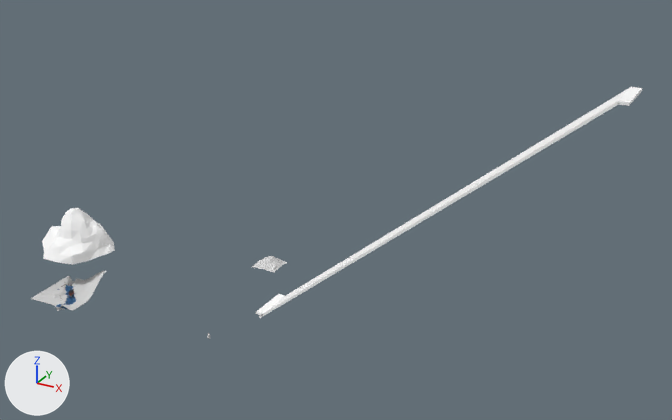
The Blender file data/mapa_montana.blend: old version first, new version second.
One viewpoint serves both versions: a 50 mm camera at (539.0, -819.0, 552.0) aimed at (83.0, 11.0, 137.0). The lights are fixed; the arrows at lower left show +X, +Y and +Z.

Before the edit, the objects in view are built like this:
```python
ob_cube_079_cube_083 = bpy.data.objects.new('Cube.079_Cube.083', me_cube_079_cube_083)
ob_cube_079_cube_083.location = (-255.3, -71.5, -21.6)
ob_cube_cube_006 = bpy.data.objects.new('Cube_Cube.006', me_cube_cube_006)
ob_cube_cube_006.location = (-255.3, -71.5, -21.6)
ob_cylinder_015_cylinder_025 = bpy.data.objects.new('Cylinder.015_Cylinder.025', me_cylinder_015_cylinder_025)
ob_cylinder_015_cylinder_025.location = (-255.3, -71.5, -21.6)
ob_group1987128539 = bpy.data.objects.new('group1987128539', me_group1987128539)
ob_group1987128539.location = (-160.9, 46.1, 22.1)
ob_group984652469_002 = bpy.data.objects.new('group984652469.002', me_group984652469_002)
ob_group984652469_002.location = (190.0, 0.0, 155.0)
ob_group984652469_002.rotation_euler = (0.0, -0.698, 0.0)  # degrees (0, -40, 0)
ob_group984652469_002.scale = (50.0, 5.0, 1.0)
ob_plane_013_plane_024 = bpy.data.objects.new('Plane.013_Plane.024', me_plane_013_plane_024)
ob_plane_013_plane_024.location = (-255.3, -71.5, -21.6)
ob_plane_020_plane_003 = bpy.data.objects.new('Plane.020_Plane.003', me_plane_020_plane_003)
ob_plane_020_plane_003.location = (-255.3, -71.5, -21.6)
ob_plane_032 = bpy.data.objects.new('Plane.032', me_plane_032)
ob_plane_032.location = (0.0, 0.0, 0.0)
ob_plane_039 = bpy.data.objects.new('Plane.039', me_plane_039)
ob_plane_039.location = (-255.3, -71.5, -21.6)
# also in view: 'Plane.002_Plane.001' at (-254.0, -72.0, -8.0)
```
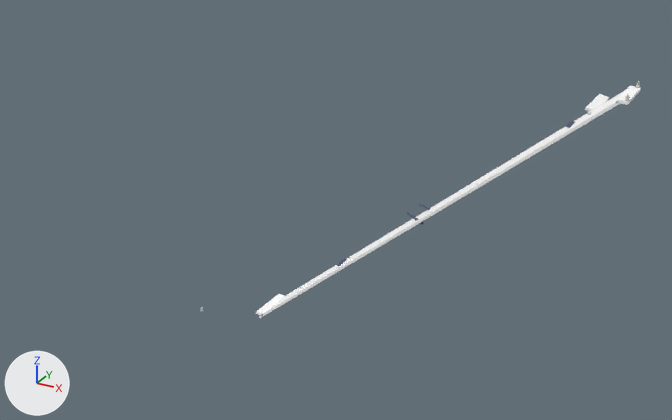
Where the newer file only moved an object's origin or applied its transform, the numbers keep the older frame.

Changed parts and their boxes (x1, y1, x2, y2) in the pictures (672 x 420 px):
'group1987128539', deleted
    before: (42, 208, 115, 265)
'Plane.002_Plane.001', deleted
    before: (31, 271, 107, 311)
'Plane.032', deleted
    before: (252, 256, 287, 273)
'group984652469.003', moved
    before: (618, 87, 642, 106)
    after: (616, 86, 641, 105)
'group984652469.004', added
    after: (585, 94, 609, 111)
'Plane_Plane.001', deleted
    before: (56, 285, 76, 309)
'floor-concrete', added
    after: (566, 120, 575, 128)
'floor-concrete.003', added
    after: (337, 258, 347, 266)
'zSnowman_Icosphere.003', added
    after: (636, 81, 640, 88)

Patch to the scene script:
```diff
--- a/data/mapa_montana.blend.py
+++ b/data/mapa_montana.blend.py
@@ ob_group1987128539 @@
-ob_group1987128539 = bpy.data.objects.new('group1987128539', me_group1987128539)
@@ ob_cube_079_cube_083 @@
-ob_cube_079_cube_083 = bpy.data.objects.new('Cube.079_Cube.083', me_cube_079_cube_083)
@@ ob_cube_cube_006 @@
-ob_cube_cube_006 = bpy.data.objects.new('Cube_Cube.006', me_cube_cube_006)
@@ ob_cylinder_015_cylinder_025 @@
-ob_cylinder_015_cylinder_025 = bpy.data.objects.new('Cylinder.015_Cylinder.025', me_cylinder_015_cylinder_025)
@@ ob_plane_013_plane_024 @@
-ob_plane_013_plane_024 = bpy.data.objects.new('Plane.013_Plane.024', me_plane_013_plane_024)
@@ ob_plane_020_plane_003 @@
-ob_plane_020_plane_003 = bpy.data.objects.new('Plane.020_Plane.003', me_plane_020_plane_003)
@@ ob_plane_032 @@
-ob_plane_032 = bpy.data.objects.new('Plane.032', me_plane_032)
@@ ob_plane_039 @@
-ob_plane_039 = bpy.data.objects.new('Plane.039', me_plane_039)
@@ ob_plane_plane_001 @@
-ob_plane_plane_001 = bpy.data.objects.new('Plane_Plane.001', me_plane_plane_001)
@@ ob_plane_002_plane_001 @@
-ob_plane_002_plane_001 = bpy.data.objects.new('Plane.002_Plane.001', me_plane_002_plane_001)
@@ ob_group984652469_003 @@
 ob_group984652469_003 = bpy.data.objects.new('group984652469.003', me_group984652469_003)
-ob_group984652469_003.location = (384.2, 0.0, 314.2)
+ob_group984652469_003.location = (383.0, 0.0, 315.0)
 ob_group984652469_003.scale = (1.0, 5.0, 1.0)
@@ ob_group984652469_004 @@
+ob_group984652469_004 = bpy.data.objects.new('group984652469.004', me_group984652469_004)  # a box spanning x -4.96..4.96, y -5.04..5.04, z -1.43..1.43; in mat_mat21 (white #ffffff)
+ob_group984652469_004.location = (343.0, 60.0, 285.0)
+ob_group984652469_004.rotation_euler = (0.0, 0.262, 0.0)  # degrees (0, 15, 0)
+ob_group984652469_004.scale = (1.0, 5.0, 1.0)
@@ ob_zsnowman_icosphere_003 @@
+ob_zsnowman_icosphere_003 = bpy.data.objects.new('zSnowman_Icosphere.003', me_zsnowman_icosphere_003)  # 411 vertices, 629 faces; spans x -1.23..1.09, y -0.74..0.96, z -2.41..1.02; in mat_snow_005 (light grey #d1d1d1), mat_carrot_003 (orange #d17953), mat_material_006 (dark grey #464840)
+ob_zsnowman_icosphere_003.location = (385.3, 22.2, 320.5)
+ob_zsnowman_icosphere_003.rotation_euler = (0.0, 0.0, -1.222)  # degrees (0, 0, -70)
+ob_zsnowman_icosphere_003.scale = (2.0, 2.0, 2.0)
@@ ob_zsnowman_icosphere_002 @@
+ob_zsnowman_icosphere_002 = bpy.data.objects.new('zSnowman_Icosphere.002', me_zsnowman_icosphere_002)  # 411 vertices, 629 faces; spans x -1.23..1.09, y -0.74..0.96, z -2.41..1.02; in mat_snow_004 (light grey #d1d1d1), mat_carrot_002 (orange #d17953), mat_material_005 (dark grey #464840)
+ob_zsnowman_icosphere_002.location = (386.2, -22.8, 320.4)
+ob_zsnowman_icosphere_002.rotation_euler = (0.0, 0.0, -2.618)  # degrees (0, 0, -150)
+ob_zsnowman_icosphere_002.scale = (2.0, 2.0, 2.0)
@@ ob_floor_concrete_003 @@
+ob_floor_concrete_003 = bpy.data.objects.new('floor-concrete.003', me_floor_concrete_003)  # 4 vertices, 4 faces; spans x -0.5..0.5, y 0.0, z -0.5..0.5; in mat_colormap_006 (picture img_colormap_png_003)
+ob_floor_concrete_003.location = (97.0, 0.0, 80.0)
+ob_floor_concrete_003.rotation_euler = (1.571, 0.262, 0.0)  # degrees (90, 15, 0)
+ob_floor_concrete_003.scale = (5.0, 1.0, 20.0)
@@ ob_floor_concrete @@
+ob_floor_concrete = bpy.data.objects.new('floor-concrete', me_floor_concrete)  # 4 vertices, 4 faces; spans x -0.5..0.5, y 0.0, z -0.5..0.5; in mat_colormap_003 (picture img_colormap_png)
+ob_floor_concrete.location = (335.0, 0.0, 280.0)
+ob_floor_concrete.rotation_euler = (1.571, 0.262, 0.0)  # degrees (90, 15, 0)
+ob_floor_concrete.scale = (5.0, 1.0, 20.0)
```
